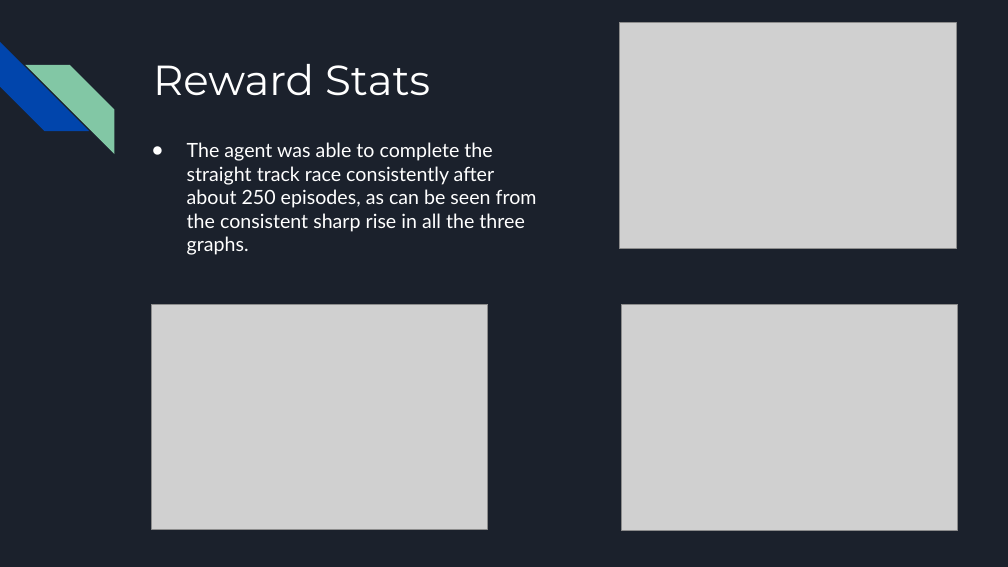
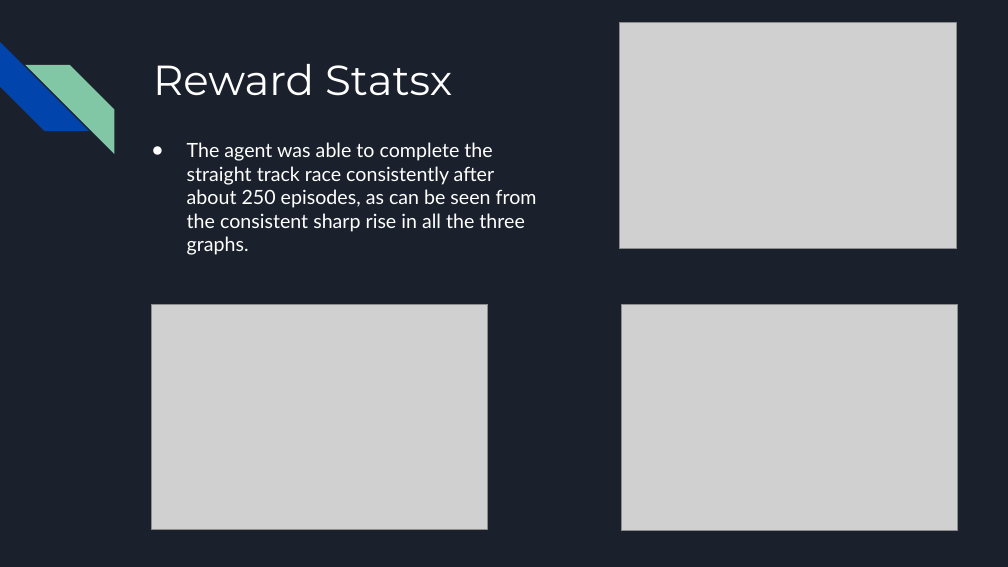
Before and after one commit to KamalNimmagadda1/Trackmania-Bot, a slide deck: slide 12 of TrackMania Midterm.pptx. Drawn at 1008x567 pixels with LibreOffice and Linux fonts; fonts in the diff are those of the drawing; grey boxes stand for pictures. Boxes give left, top, right and bottom in pixels: in the first picture for what was removed or moved away, otherwise in the second. Text is boxed around its words. In the diff, an @@ line names an element or a change of style, - is before the commit and + after.

```diff
--- a/TrackMania Midterm.pptx
+++ b/TrackMania Midterm.pptx
@@ title at (x1=153, y1=64, x2=452, y2=96): text changed @@
-Reward Stats
+Reward Statsx
```
Also in this commit, not shown: 6 other files.
